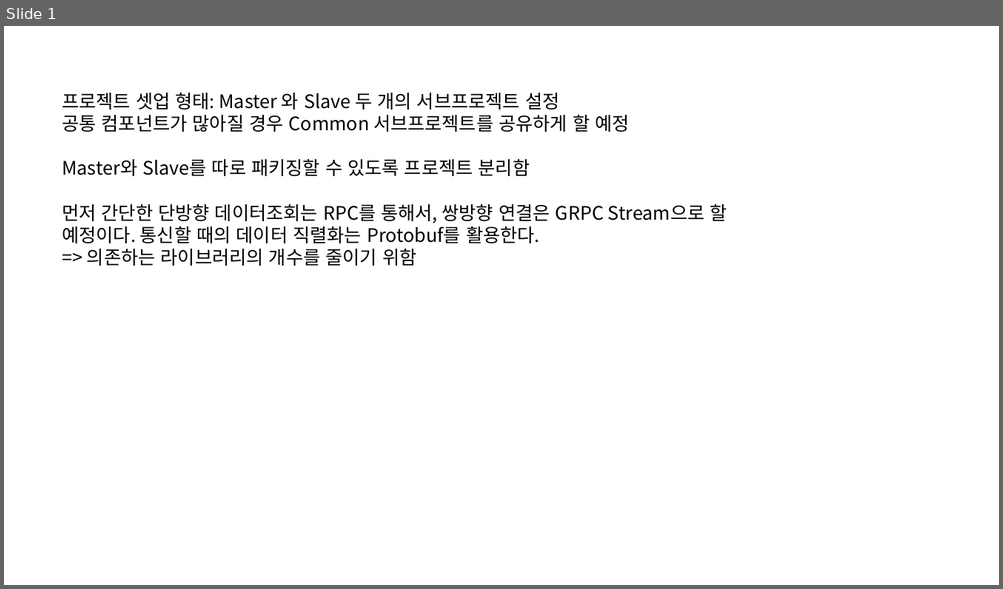
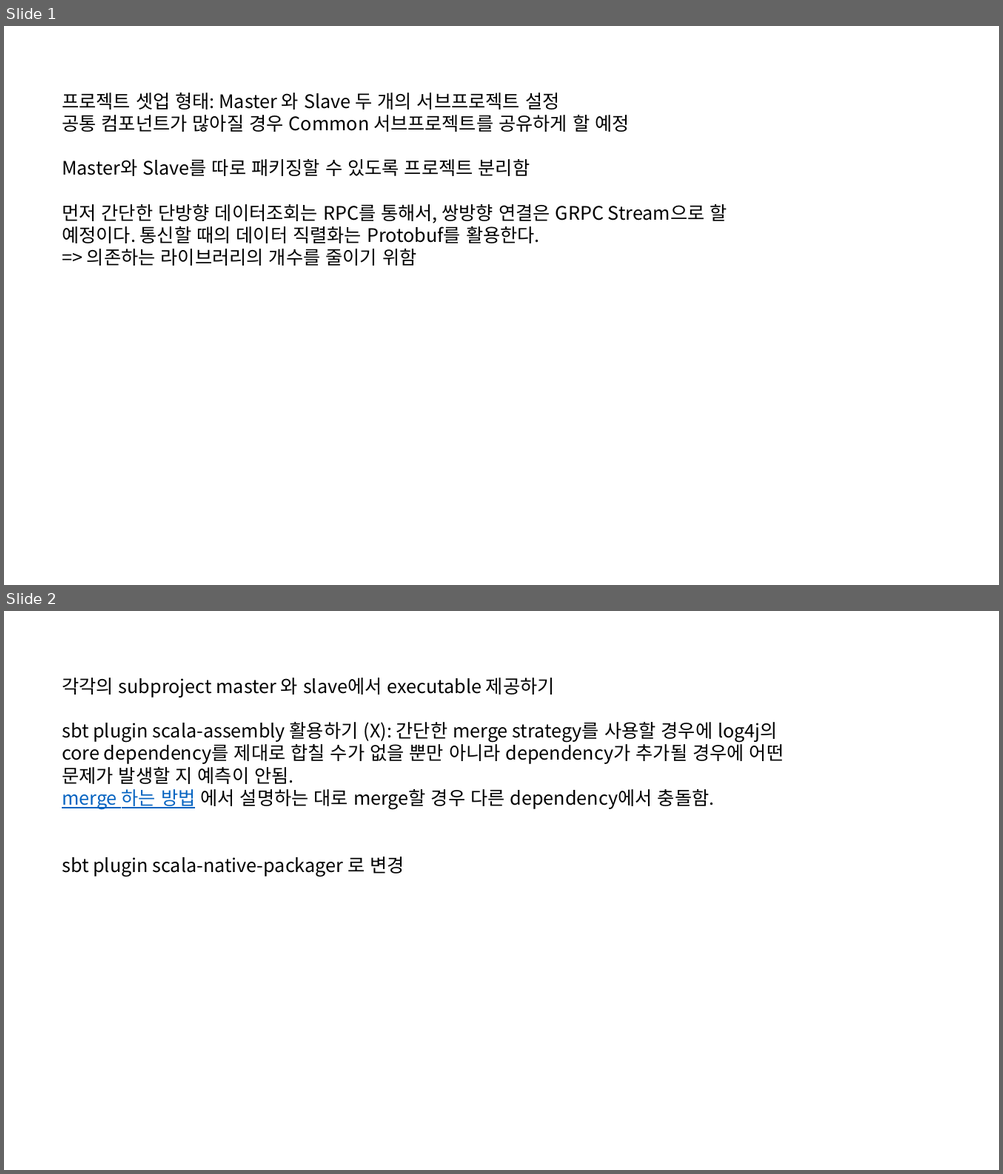
Before and after one commit to HoOngEe/cs434-doc, a slide deck: Design.pptx. Shown one above the other, each under a label of ours: slide 1 before the commit, slides 1 and 2 after it. The pictures are 1003x589 and 1003x1174 pixels, drawn with LibreOffice and Linux fonts; fonts in the diff are those of the drawing. Boxes give left, top, right and bottom in pixels: in the first picture for what was removed or moved away, otherwise in the second. Text is boxed around its words. In the diff, an @@ line names an element or a change of style, - is before the commit and + after.

Commit message:
Add design to provide executables for master and slave

```diff
--- a/Design.pptx
+++ b/Design.pptx
@@ slide 2 added at [4,611,999,1170], background #FFFFFF @@
@@ text added at [62,678,783,877], 18 pt, text #000000 @@
+각각의 subproject master 와 slave에서 executable 제공하기
+sbt plugin scala-assembly 활용하기 (X): 간단한 merge strategy를 사용할 경우에 log4j의 core dependency를 제대로 합칠 수가 없을 뿐만 아니라 dependency가 추가될 경우에 어떤 문제가 발생할 지 예측이 안됨.
+merge 하는 방법 에서 설명하는 대로 merge할 경우 다른 dependency에서 충돌함.
+sbt plugin scala-native-packager 로 변경
```
